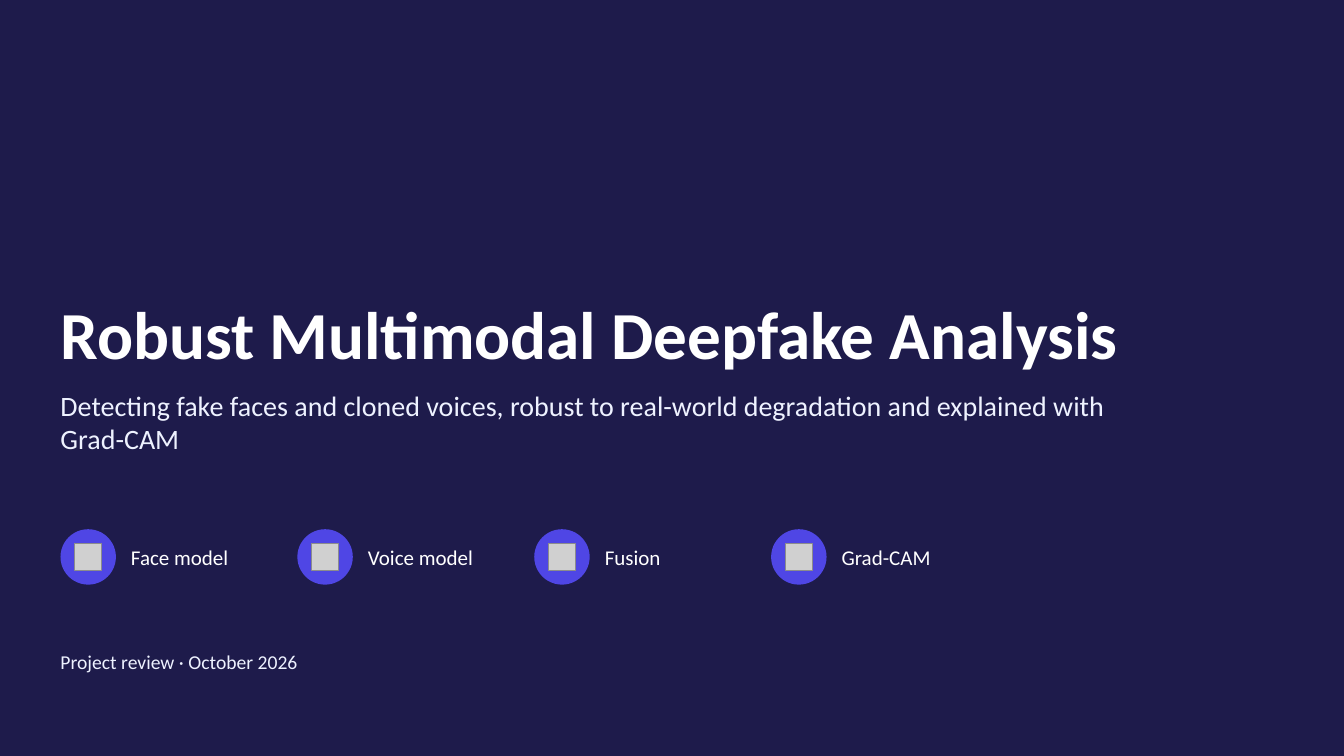
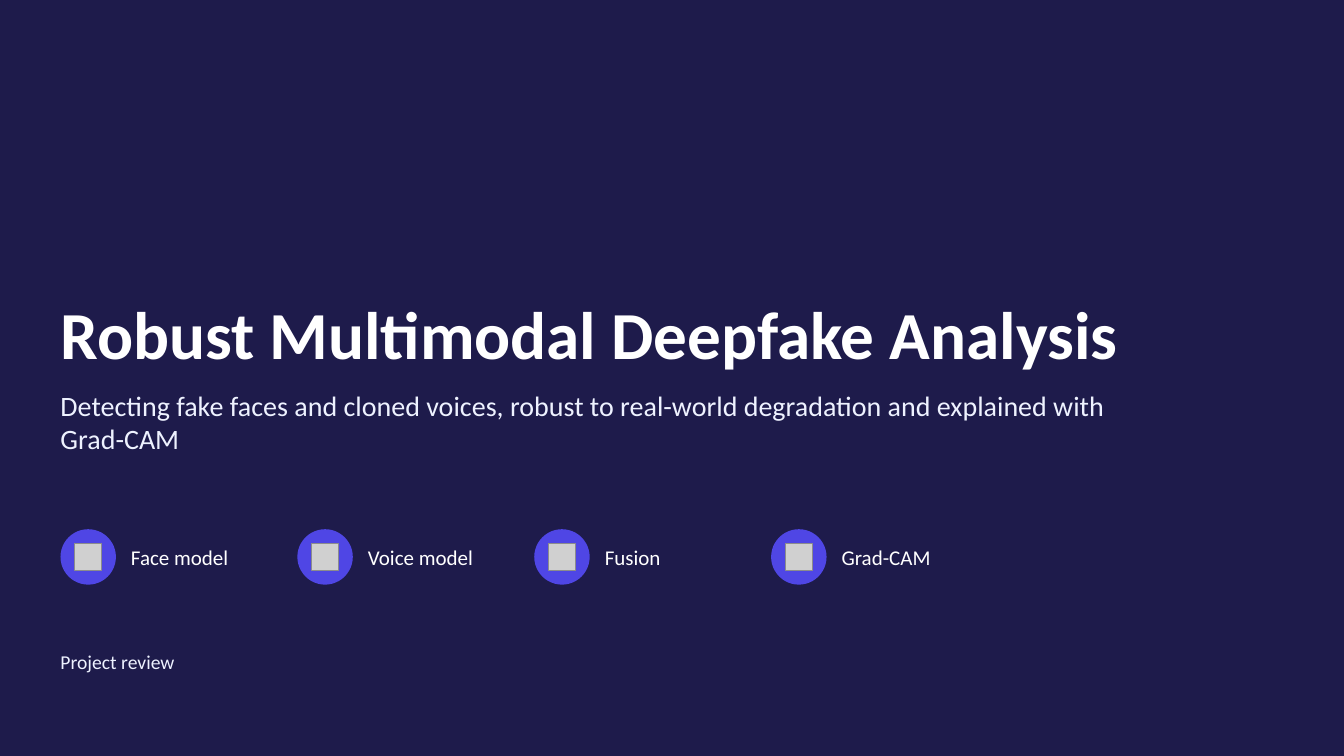
Before and after one commit to tanishq1101/robust-multimodal-deepfake, a slide deck: slide 1 of reports/presentation.pptx. Drawn at 1344x756 pixels with LibreOffice and Linux fonts; fonts in the diff are those of the drawing; grey boxes stand for pictures. Boxes give left, top, right and bottom in pixels: in the first picture for what was removed or moved away, otherwise in the second. Text is boxed around its words. In the diff, an @@ line names an element or a change of style, - is before the commit and + after.

Commit message:
Add research paper and literature review deliverables

```diff
--- a/reports/presentation.pptx
+++ b/reports/presentation.pptx
@@ text at (60, 655, 174, 673): text changed @@
-Project review · October 2026
+Project review
```
Also in this commit, not shown: 45 other files.
